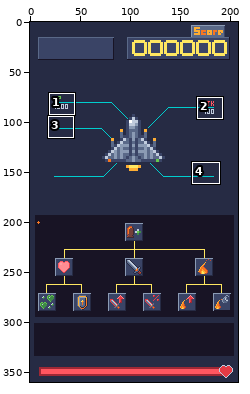
Pixel-art file: assets/images/inforect.ase. Above, an overview of the earlier version with the close-up marked.
Close-up. Earlier state:
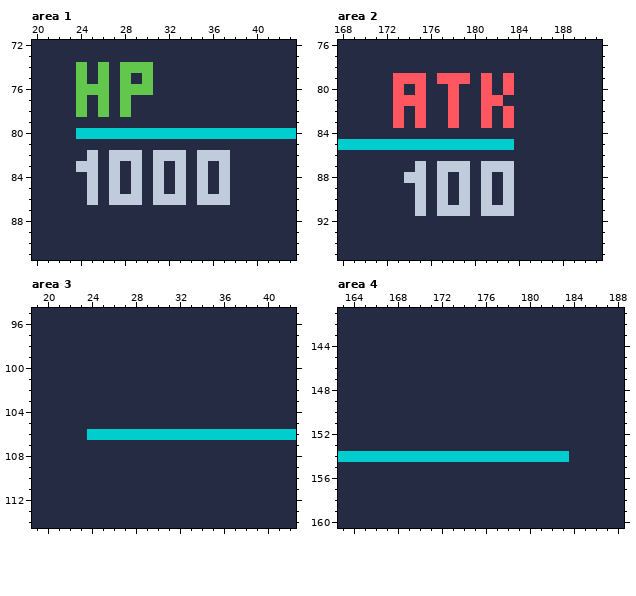
208x360 pixels, 1 frame. Shown: area 1: x 20..43, y 72..91; area 2: x 168..191, y 76..95; area 3: x 19..42, y 95..114; area 4: x 163..188, y 141..160. The commit also changed other parts of the picture, which this record leaves out.
Now the later version:
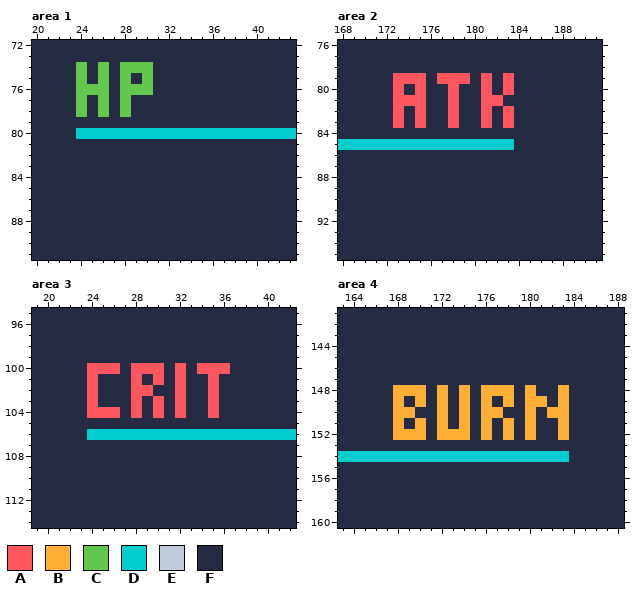
Palette (. is transparent): A #ff5660  B #feae34  C #63c74d  D #00cece  E #c0cbdc  F #262b44
Diff:
layer "sample text" now hidden
--- area 1
@@ x 20..43 @@
 81 FFFFFFFFFFFFFFFFFFFFFFFF
-82 FFFFFEFEEEFEEEFEEEFFFFFF
-83 FFFFEEFEFEFEFEFEFEFFFFFF
-84 FFFFFEFEFEFEFEFEFEFFFFFF
-85 FFFFFEFEFEFEFEFEFEFFFFFF
-86 FFFFFEFEEEFEEEFEEEFFFFFF
+82 FFFFFFFFFFFFFFFFFFFFFFFF
+83 FFFFFFFFFFFFFFFFFFFFFFFF
+84 FFFFFFFFFFFFFFFFFFFFFFFF
+85 FFFFFFFFFFFFFFFFFFFFFFFF
+86 FFFFFFFFFFFFFFFFFFFFFFFF
 87 FFFFFFFFFFFFFFFFFFFFFFFF
--- area 2
@@ x 172..185 @@
 86 FFFFFFFFFFFFFF
-87 FFFEFEEEFEEEFF
-88 FFEEFEFEFEFEFF
-89 FFFEFEFEFEFEFF
-90 FFFEFEFEFEFEFF
-91 FFFEFEEEFEEEFF
+87 FFFFFFFFFFFFFF
+88 FFFFFFFFFFFFFF
+89 FFFFFFFFFFFFFF
+90 FFFFFFFFFFFFFF
+91 FFFFFFFFFFFFFF
 92 FFFFFFFFFFFFFF
--- area 3, layer "details"
@@ x 19..42 @@
  99 FFFFFFFFFFFFFFFFFFFFFFFF
-100 FFFFFFFFFFFFFFFFFFFFFFFF
-101 FFFFFFFFFFFFFFFFFFFFFFFF
-102 FFFFFFFFFFFFFFFFFFFFFFFF
-103 FFFFFFFFFFFFFFFFFFFFFFFF
-104 FFFFFFFFFFFFFFFFFFFFFFFF
+100 FFFFFAAAFAAAFAFAAAFFFFFF
+101 FFFFFAFFFAFAFAFFAFFFFFFF
+102 FFFFFAFFFAAFFAFFAFFFFFFF
+103 FFFFFAFFFAFAFAFFAFFFFFFF
+104 FFFFFAAAFAFAFAFFAFFFFFFF
 105 FFFFFFFFFFFFFFFFFFFFFFFF
--- area 4, layer "details"
@@ x 163..188 @@
 147 FFFFFFFFFFFFFFFFFFFFFFFFFF
-148 FFFFFFFFFFFFFFFFFFFFFFFFFF
-149 FFFFFFFFFFFFFFFFFFFFFFFFFF
-150 FFFFFFFFFFFFFFFFFFFFFFFFFF
-151 FFFFFFFFFFFFFFFFFFFFFFFFFF
-152 FFFFFFFFFFFFFFFFFFFFFFFFFF
+148 FFFFFBBBFBFBFBBBFBFFBFFFFF
+149 FFFFFBFBFBFBFBFBFBBFBFFFFF
+150 FFFFFBBFFBFBFBBFFBFBBFFFFF
+151 FFFFFBFBFBFBFBFBFBFFBFFFFF
+152 FFFFFBBBFBBBFBFBFBFFBFFFFF
 153 FFFFFFFFFFFFFFFFFFFFFFFFFF
Changed places in both close-ups, as pixel boxes (x1, y1, x2, y2):
changed: (76, 150, 230, 205)
changed: (404, 161, 514, 216)
changed: (87, 363, 230, 418)
changed: (393, 385, 569, 440)
